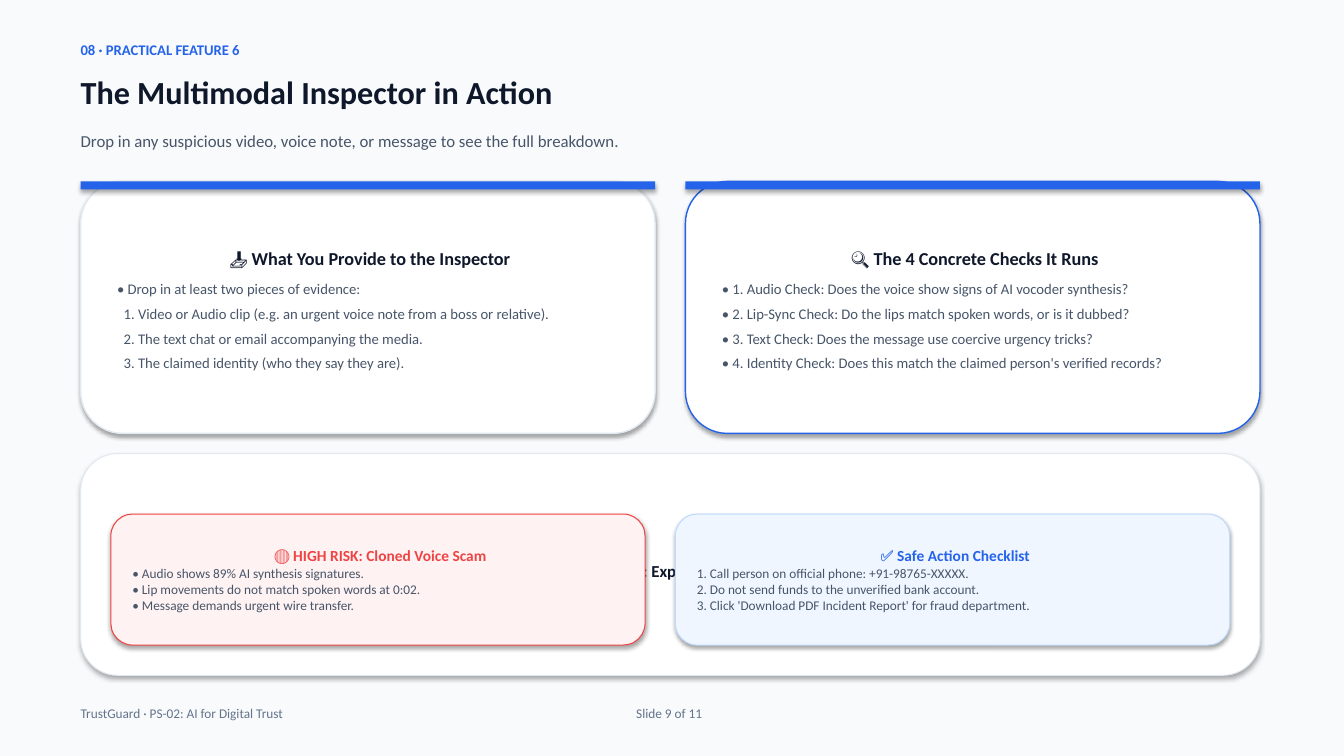
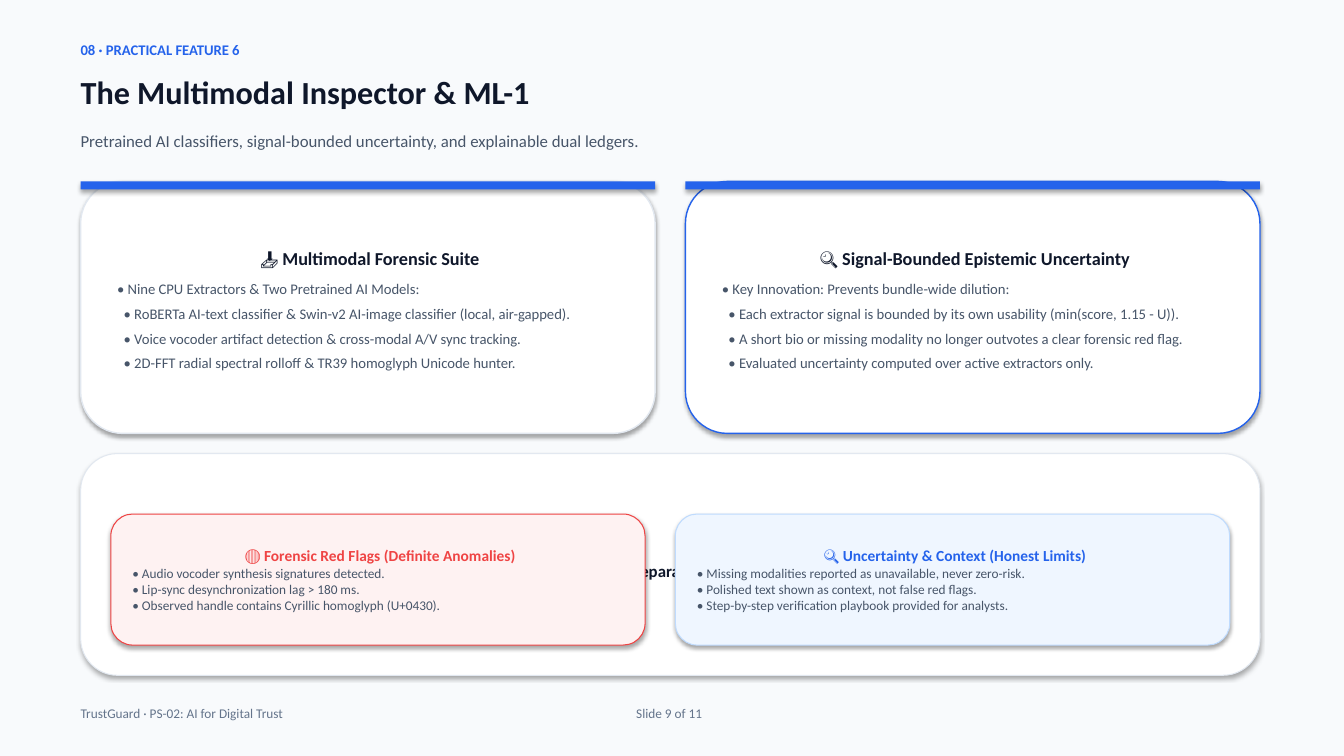
Before and after one commit to Gauthampro7/TrustGuard, a slide deck: slide 9 of docs/presentations/presentation_simple.pptx. Drawn at 1344x756 pixels with LibreOffice and Linux fonts; fonts in the diff are those of the drawing. Boxes give left, top, right and bottom in pixels: in the first picture for what was removed or moved away, otherwise in the second. Text is boxed around its words. In the diff, an @@ line names an element or a change of style, - is before the commit and + after.

Commit message:
docs(presentation): update simple deck with 3-platform extension, continuous scoring, ML-1 models, and delivered prototype metrics

```diff
--- a/docs/presentations/presentation_simple.pptx
+++ b/docs/presentations/presentation_simple.pptx
@@ text at (81,81,530,109): text changed @@
-The Multimodal Inspector in Action
+The Multimodal Inspector & ML-1
@@ text at (81,135,638,150): text changed @@
-Drop in any suspicious video, voice note, or message to see the full breakdown.
+Pretrained AI classifiers, signal-bounded uncertainty, and explainable dual ledgers.
@@ text in rounded rectangle at (128,252,570,371): text changed @@
-📥 What You Provide to the Inspector
-• Drop in at least two pieces of evidence:
-1. Video or Audio clip (e.g. an urgent voice note from a boss or relative).
-2. The text chat or email accompanying the media.
-3. The claimed identity (who they say they are).
+📥 Multimodal Forensic Suite
+• Nine CPU Extractors & Two Pretrained AI Models:
+• RoBERTa AI-text classifier & Swin-v2 AI-image classifier (local, air-gapped).
+• Voice vocoder artifact detection & cross-modal A/V sync tracking.
+• 2D-FFT radial spectral rolloff & TR39 homoglyph Unicode hunter.
@@ text in rounded rectangle at (732,252,1182,371): text changed @@
-🔍 The 4 Concrete Checks It Runs
-• 1. Audio Check: Does the voice show signs of AI vocoder synthesis?
-• 2. Lip-Sync Check: Do the lips match spoken words, or is it dubbed?
-• 3. Text Check: Does the message use coercive urgency tricks?
-• 4. Identity Check: Does this match the claimed person's verified records?
+🔍 Signal-Bounded Epistemic Uncertainty
+• Key Innovation: Prevents bundle-wide dilution:
+• Each extractor signal is bounded by its own usability (min(score, 1.15 - U)).
+• A short bio or missing modality no longer outvotes a clear forensic red flag.
+• Evaluated uncertainty computed over active extractors only.
@@ text in rounded rectangle at (142,550,515,613): text changed @@
-🔴 HIGH RISK: Cloned Voice Scam
-• Audio shows 89% AI synthesis signatures.
-• Lip movements do not match spoken words at 0:02.
-• Message demands urgent wire transfer.
+🔴 Forensic Red Flags (Definite Anomalies)
+• Audio vocoder synthesis signatures detected.
+• Lip-sync desynchronization lag > 180 ms.
+• Observed handle contains Cyrillic homoglyph (U+0430).
@@ text in rounded rectangle at (512,562,899,582): text changed @@
-📊 What the User Sees: Explainable Traffic Light Verdict
+📊 Dual Evidence Ledger: Separating Red Flags from Uncertainty
@@ text in rounded rectangle at (706,549,1086,612): text changed @@
-✅ Safe Action Checklist
-1. Call person on official phone: +91-98765-XXXXX.
-2. Do not send funds to the unverified bank account.
-3. Click 'Download PDF Incident Report' for fraud department.
+🔍 Uncertainty & Context (Honest Limits)
+• Missing modalities reported as unavailable, never zero-risk.
+• Polished text shown as context, not false red flags.
+• Step-by-step verification playbook provided for analysts.
```
Also in this commit, not shown: 4 other slides changed, 2 other files.
